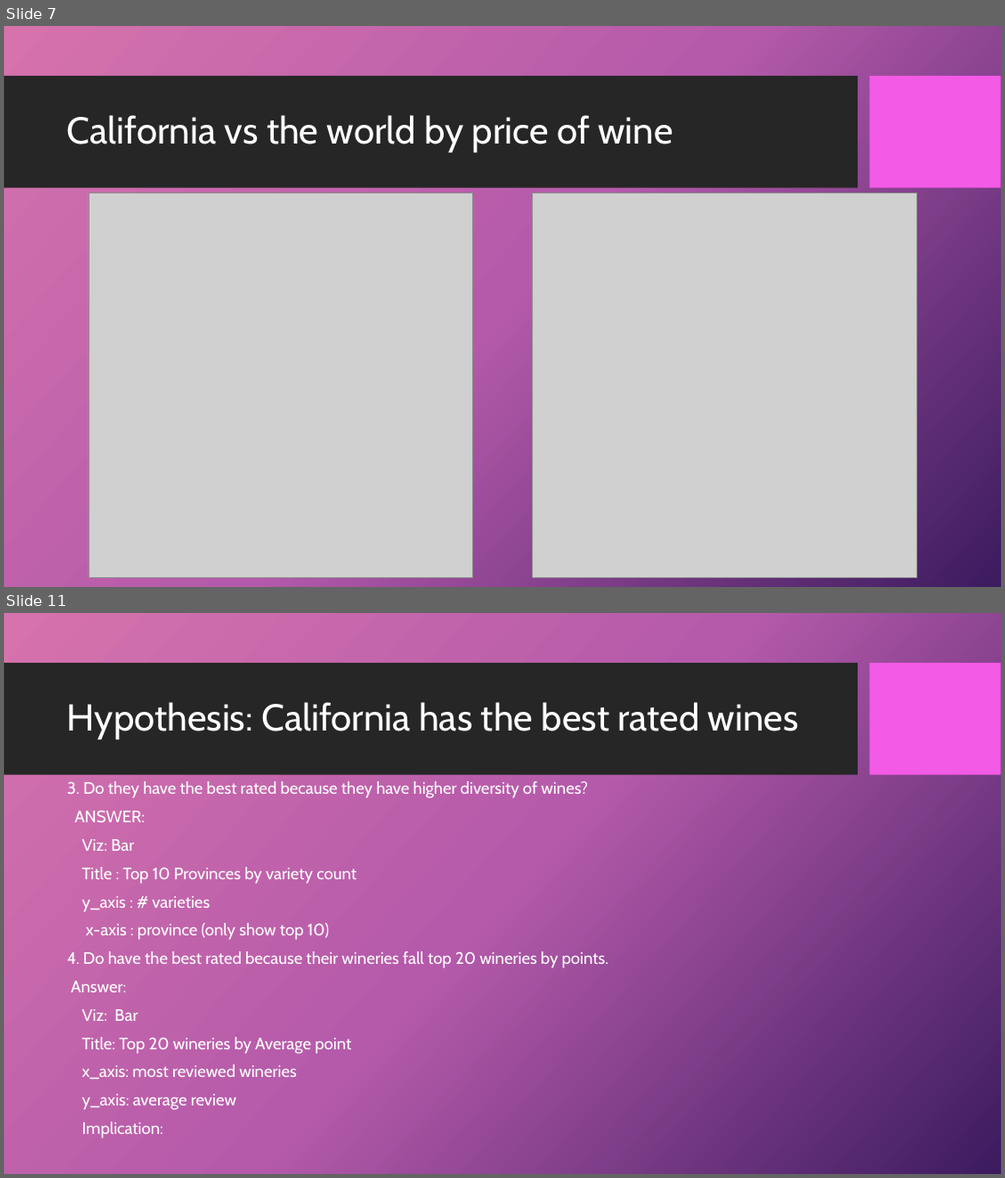
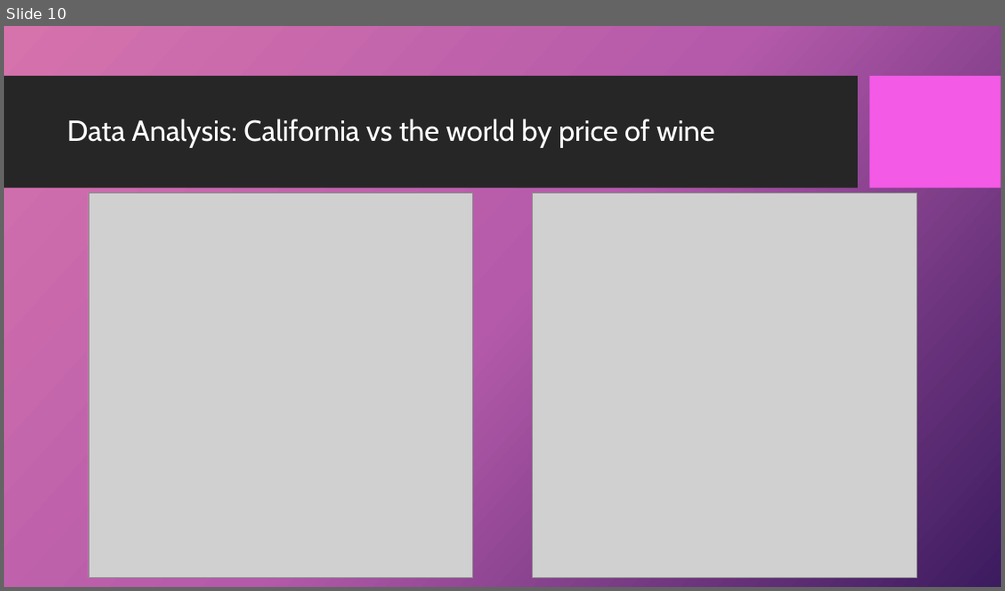
Before and after one commit to 4Reference/Project1, a slide deck: Data Science_Project 1_Group2.pptx. Shown one above the other, each under a label of ours: slides 7 and 11 before the commit, slide 10 after it; the slides between them are not shown. The pictures are 1005x1178 and 1005x591 pixels, drawn with LibreOffice and Linux fonts; fonts in the diff are those of the drawing; grey boxes stand for pictures; background and template pictures are left out. Boxes give left, top, right and bottom in pixels: in the first picture for what was removed or moved away, otherwise in the second. Text is boxed around its words. In the diff, an @@ line names an element or a change of style, - is before the commit and + after.

```diff
--- a/Data Science_Project 1_Group2.pptx
+++ b/Data Science_Project 1_Group2.pptx
@@ slide 11 removed at (4, 613, 1001, 1174), background picture (left out); not listed: 2 template elements that a slide beside it also shows @@
@@ title removed at (67, 702, 799, 739) @@
-Hypothesis: California has the best rated wines
@@ text removed at (67, 781, 609, 1138) @@
-3. Do they have the best rated because they have higher diversity of wines?
-ANSWER:
-Viz: Bar
-Title : Top 10 Provinces by variety count
-y_axis : # varieties
-x-axis : province (only show top 10)
-4. Do have the best rated because their wineries fall top 20 wineries by points.
-Answer:
-Viz: Bar
-Title: Top 20 wineries by Average point
-x_axis: most reviewed wineries
-y_axis: average review
-Implication:
@@ what was slide 7 is now slide 10 @@
@@ slide 10 changed as well @@
@@ title at (67, 119, 715, 148): text changed; size 36 to 28 pt @@
-California vs the world by price of wine
+Data Analysis: California vs the world by price of wine
```
Also in this commit, not shown: 5 other slides changed, 10 slides added, 6 other slides removed.
